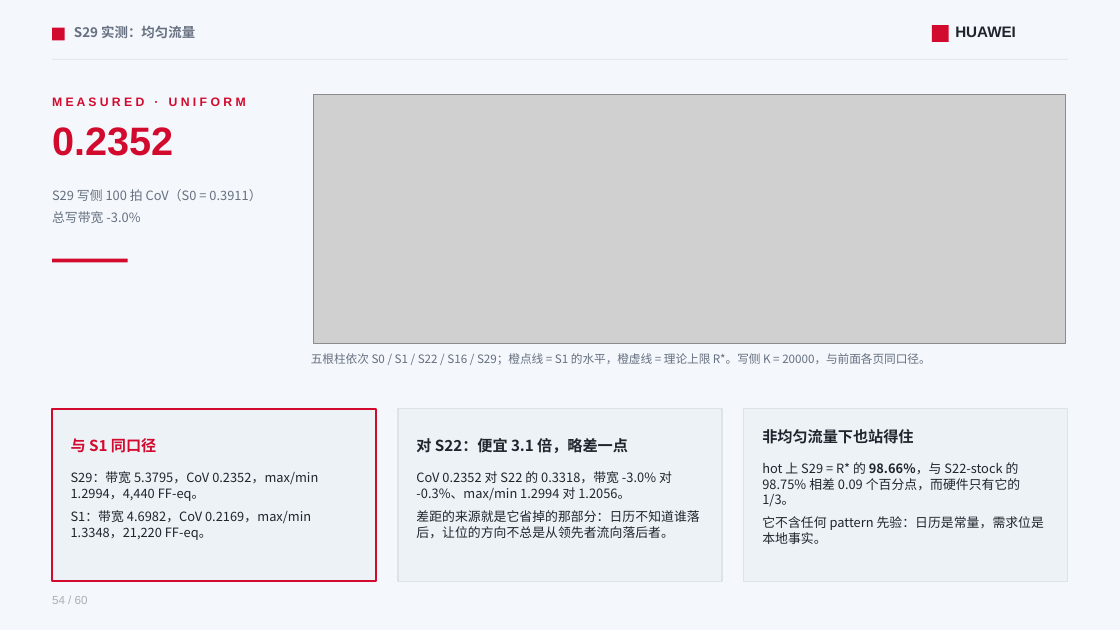
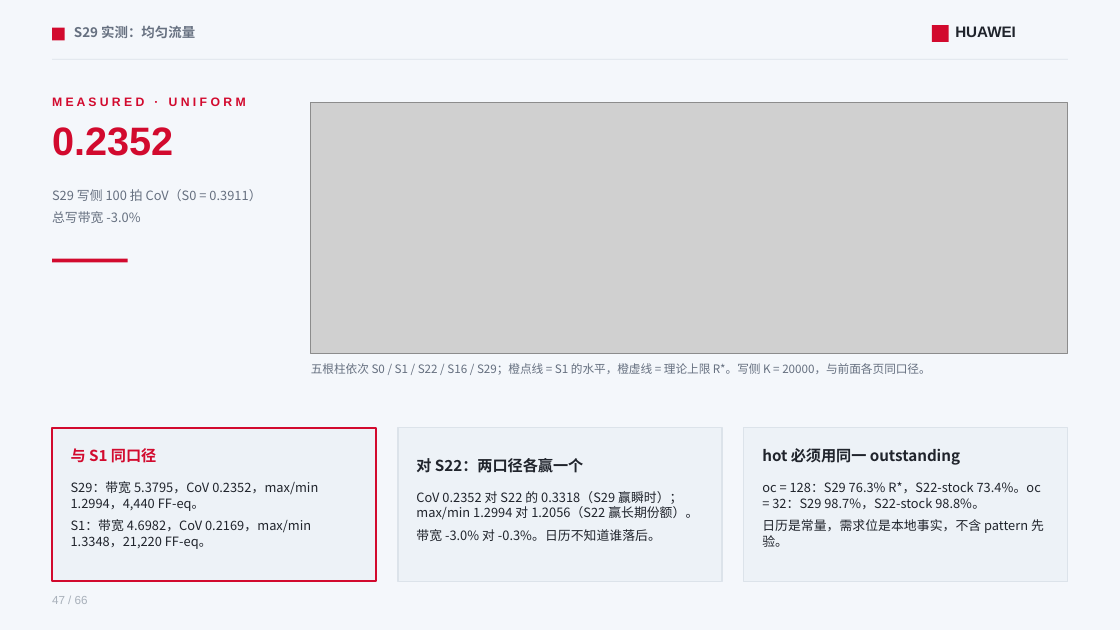
Before and after one commit to lukebest/booksim2, a slide deck: slide 47 of ppt/ring2-write-fairness.pptx (slide 54 before the commit). Drawn at 1120x630 pixels with LibreOffice and Linux fonts; fonts in the diff are those of the drawing; grey boxes stand for pictures. Boxes give left, top, right and bottom in pixels: in the first picture for what was removed or moved away, otherwise in the second. Text is boxed around its words. In the diff, an @@ line names an element or a change of style, - is before the commit and + after.

```diff
--- a/ppt/ring2-write-fairness.pptx
+++ b/ppt/ring2-write-fairness.pptx
@@ picture: place and size @@
-picture at [313,94,1066,344]
+picture at [311,103,1068,353]
@@ rectangle: place and size @@
-rectangle at [52,409,376,581]
+rectangle at [52,428,376,581]
@@ rectangle: place and size @@
-rectangle at [398,409,723,581]
+rectangle at [398,428,723,581]
@@ rectangle: place and size @@
-rectangle at [744,409,1069,581]
+rectangle at [744,428,1069,581]
@@ text at [762,448,960,465]: text changed @@
-非均匀流量下也站得住
+hot 必须用同一 outstanding
@@ text at [416,458,583,473]: text changed @@
-对 S22：便宜 3.1 倍，略差一点
+对 S22：两口径各赢一个
@@ 3 texts: place and size @@
-3 texts at [71,353,930,540]
+3 texts at [71,363,930,549]
@@ text at [416,491,698,541]: text changed @@
-CoV 0.2352 对 S22 的 0.3318，带宽 -3.0% 对 -0.3%、max/min 1.2994 对 1.2056。
-差距的来源就是它省掉的那部分：日历不知道谁落后，让位的方向不总是从领先者流向落后者。
+CoV 0.2352 对 S22 的 0.3318（S29 赢瞬时）；max/min 1.2994 对 1.2056（S22 赢长期份额）。
+带宽 -3.0% 对 -0.3%。日历不知道谁落后。
@@ text at [762,482,1044,547]: text changed @@
-hot 上 S29 = R* 的 98.66%，与 S22-stock 的 98.75% 相差 0.09 个百分点，而硬件只有它的 1/3。
-它不含任何 pattern 先验：日历是常量，需求位是本地事实。
+oc = 128：S29 76.3% R*，S22-stock 73.4%。oc = 32：S29 98.7%，S22-stock 98.8%。
+日历是常量，需求位是本地事实，不含 pattern 先验。
@@ text at [52,596,88,604]: text changed @@
-54 / 60
+47 / 66
```
Also in this commit, not shown: 57 other slides changed, 7 slides added, 1 slide removed, 10 other files.
